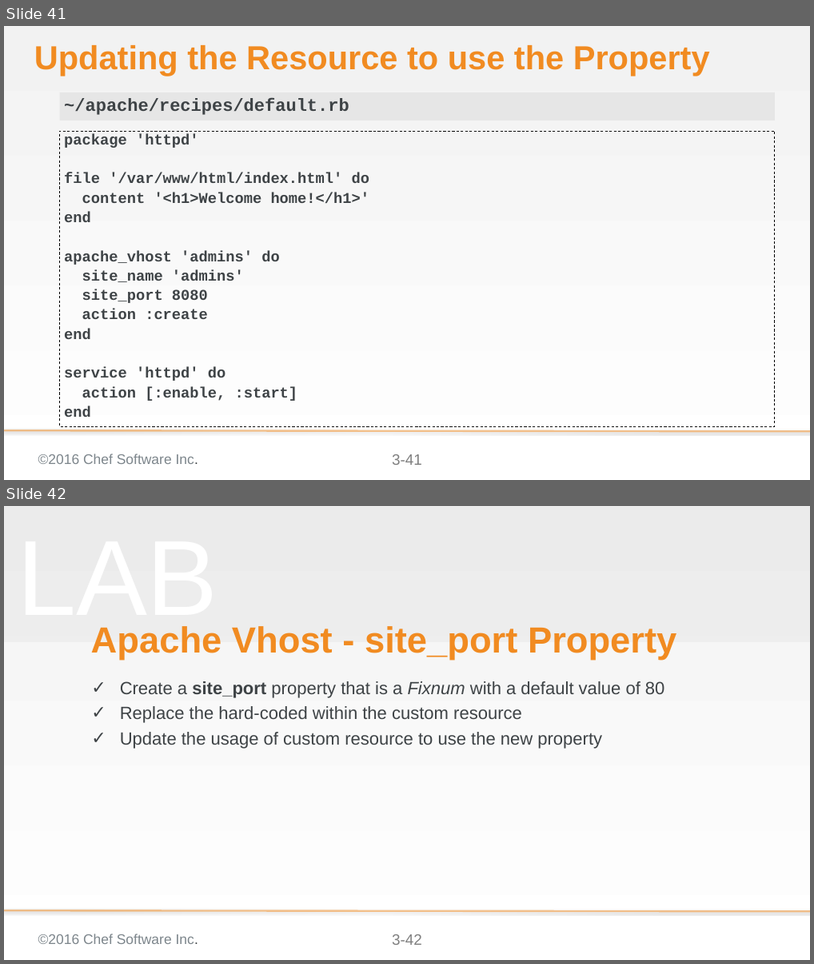
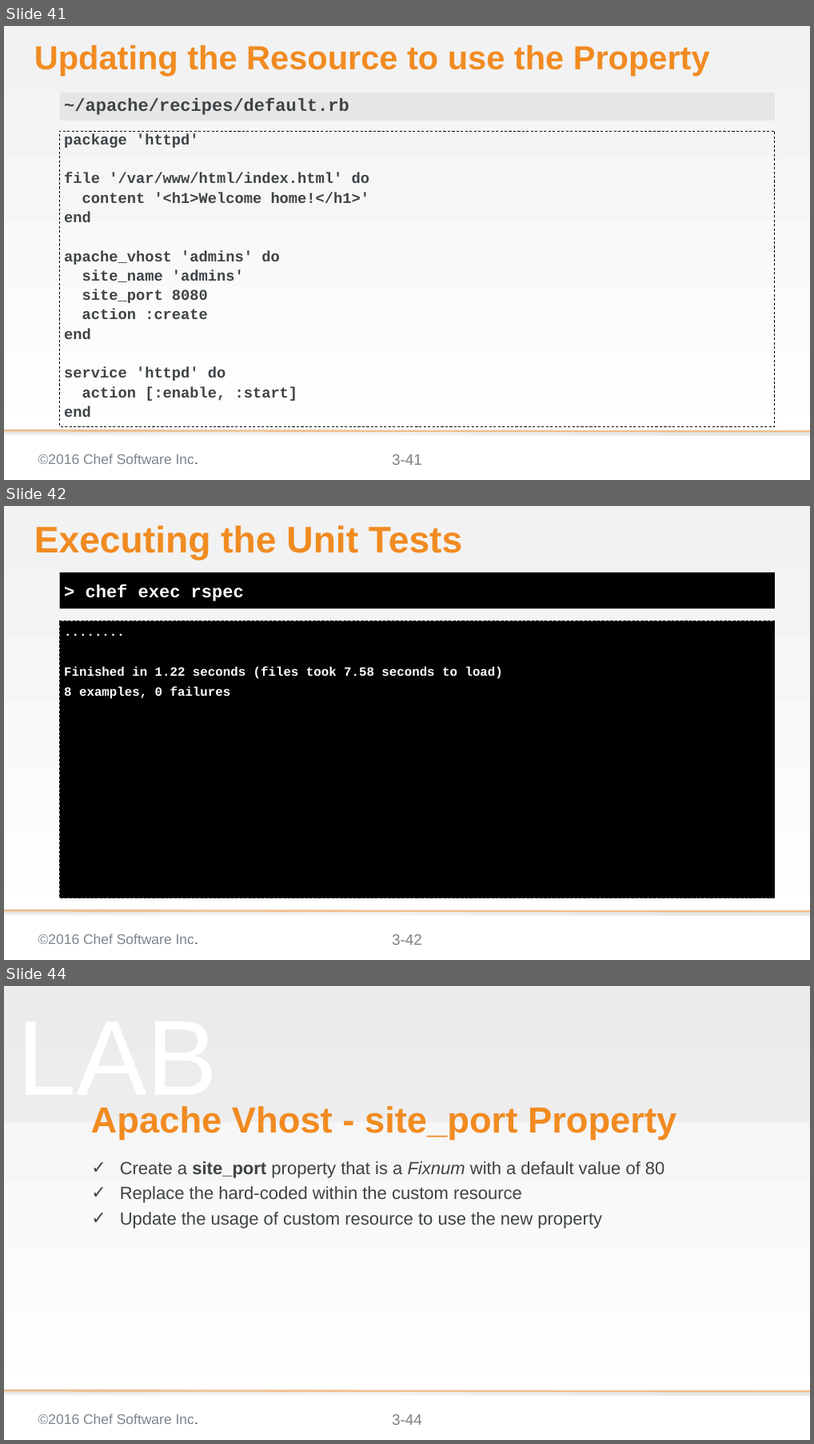
Before and after one commit to chef-training/extending_cookbooks, a slide deck: 03-creating_a_custom_resource-linux.pptx. Shown one above the other, each under a label of ours: slides 41 and 42 before the commit, slides 41, 42 and 44 after it; the slides between them are not shown. The pictures are 814x964 and 814x1444 pixels, drawn with LibreOffice and Linux fonts; fonts in the diff are those of the drawing; background and template pictures are left out. Boxes give left, top, right and bottom in pixels: in the first picture for what was removed or moved away, otherwise in the second. Text is boxed around its words. In the diff, an @@ line names an element or a change of style, - is before the commit and + after.

```diff
--- a/03-creating_a_custom_resource-linux.pptx
+++ b/03-creating_a_custom_resource-linux.pptx
@@ slide 42 added at (4, 506, 810, 960), background gradient #F2F2F2 to #FFFFFF; not listed: 3 template elements that a slide beside it also shows @@
@@ title added at (34, 525, 462, 560), 58.7 pt, text #F18B21, bold @@
+Executing the Unit Tests
@@ text added at (60, 572, 775, 608), fill #000000, 28 pt, text #FFFFFF, bold @@
+> chef exec rspec
@@ text added at (60, 620, 775, 897), fill #000000, outline #000000 1 pt dashed, 20 pt, text #FFFFFF, bold @@
+........
+Finished in 1.22 seconds (files took 7.58 seconds to load)
+8 examples, 0 failures
@@ what was slide 42 is now slide 44 @@
@@ page number at (392, 1414, 422, 1424): text changed @@
-3-42
+3-44
```
Also in this commit, not shown: 1 slide changed, 1 other slide added.
